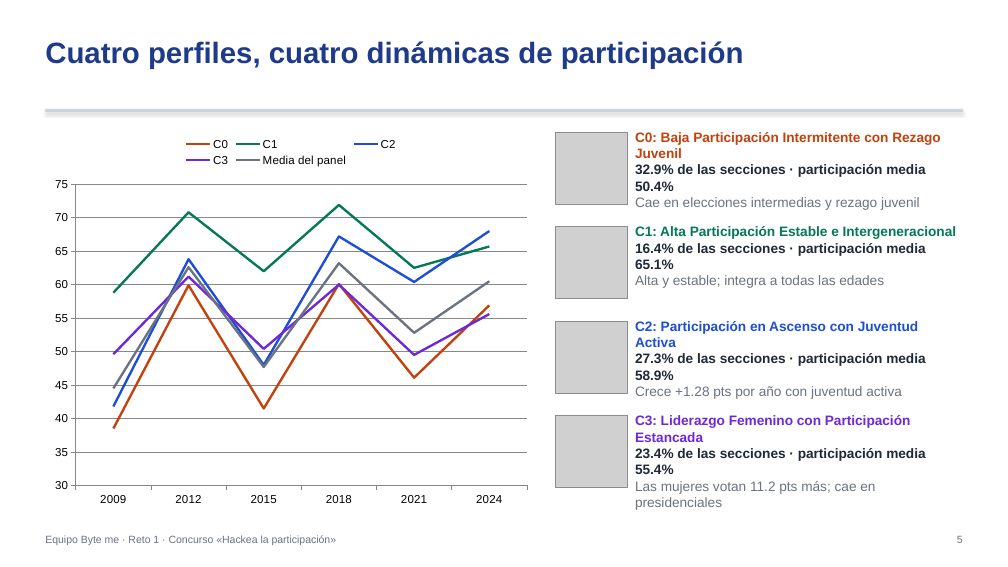
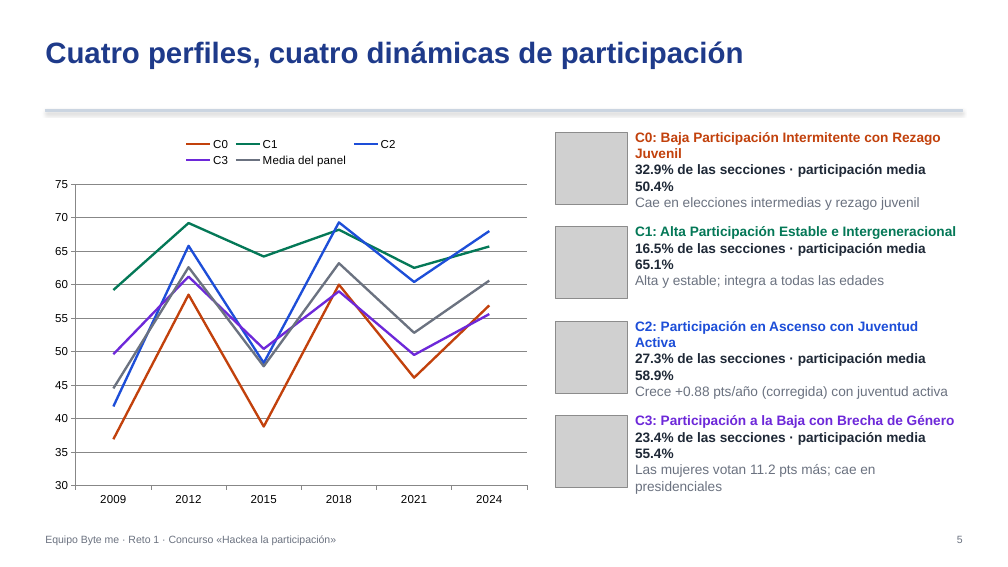
Before and after one commit to Johanan1113/Hackaton_INE_byte_me, a slide deck: slide 5 of entrega_ByteMe_Reto1/Presentacion_Ejecutiva_ByteMe.pptx. Drawn at 1008x567 pixels with LibreOffice and Linux fonts; fonts in the diff are those of the drawing; grey boxes stand for pictures. Boxes give left, top, right and bottom in pixels: in the first picture for what was removed or moved away, otherwise in the second. Text is boxed around its words. In the diff, an @@ line names an element or a change of style, - is before the commit and + after.

```diff
--- a/entrega_ByteMe_Reto1/Presentacion_Ejecutiva_ByteMe.pptx
+++ b/entrega_ByteMe_Reto1/Presentacion_Ejecutiva_ByteMe.pptx
@@ line chart at (45,129,537,514) @@
@@ C0, 2009: 38 to 37 @@
@@ C0, 2012: 60 to 58 @@
@@ C0, 2015: 42 to 39 @@
@@ C1, 2012: 71 to 69 @@
@@ C1, 2015: 62 to 64 @@
@@ C1, 2018: 72 to 68 @@
@@ C2, 2012: 64 to 66 @@
@@ C2, 2018: 67 to 69 @@
@@ C3, 2018: 60 to 59 @@
@@ Media del panel, 2024: 60 to 61 @@
@@ text at (635,243,925,269): text changed @@
-16.4% de las secciones · participación media 65.1%
+16.5% de las secciones · participación media 65.1%
@@ text at (635,386,948,399): text changed @@
-Crece +1.28 pts por año con juventud activa
+Crece +0.88 pts/año (corregida) con juventud activa
@@ text at (635,415,955,428): text changed @@
-C3: Liderazgo Femenino con Participación Estancada
+C3: Participación a la Baja con Brecha de Género
```
Also in this commit, not shown: 7 other slides changed, 26 other files.
